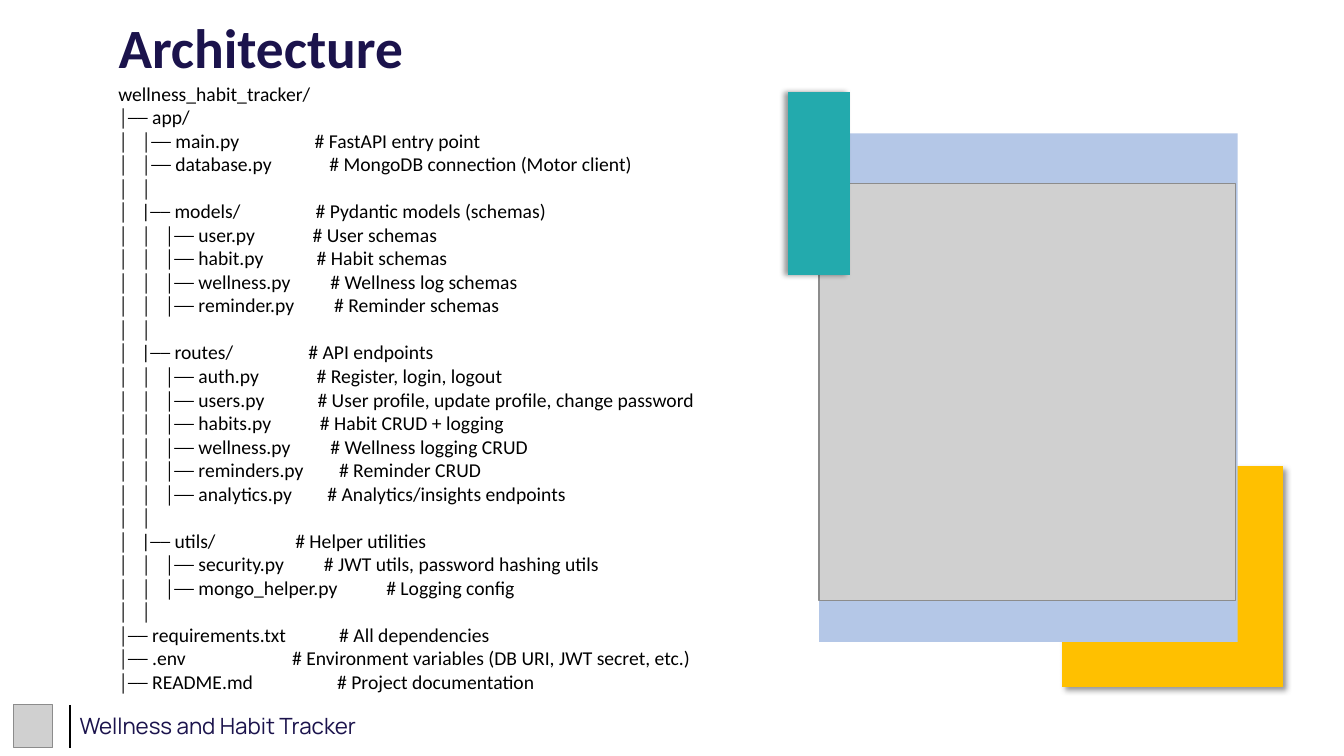
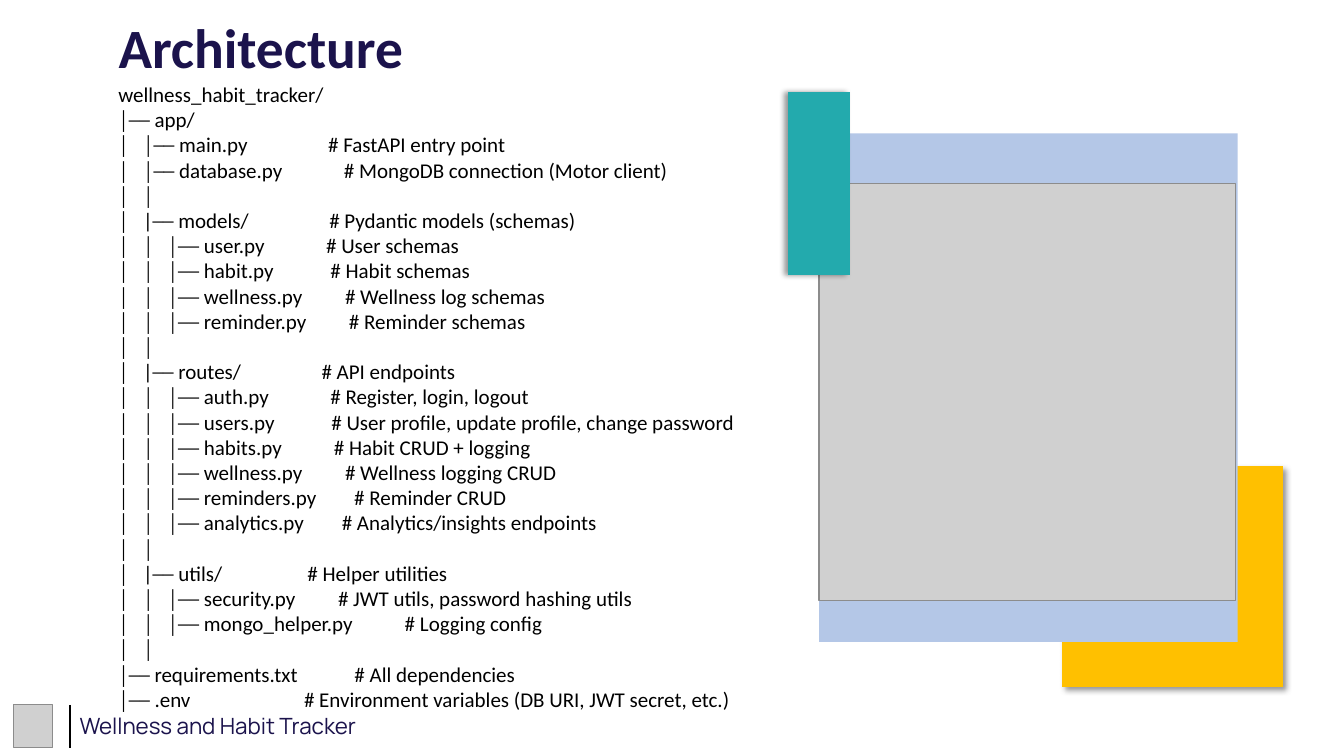
Before and after one commit to vaishnav2002-rma/wellness_habit_tracker, a slide deck: slide 4 of ZennialPro_Project_PPT.pptx. Drawn at 1344x756 pixels with LibreOffice and Linux fonts; fonts in the diff are those of the drawing; grey boxes stand for pictures. Boxes give left, top, right and bottom in pixels: in the first picture for what was removed or moved away, otherwise in the second. Text is boxed around its words. In the diff, an @@ line names an element or a change of style, - is before the commit and + after.

```diff
--- a/ZennialPro_Project_PPT.pptx
+++ b/ZennialPro_Project_PPT.pptx
@@ text "wellness_habit_tracker/" at <box>118,87,733,710</box>: size 14 to 15 pt @@
@@ text at <box>152,675,534,693</box>: paragraph removed @@
-│── README.md # Project documentation
```
Also in this commit, not shown: 2 other slides changed, 4 other files.
